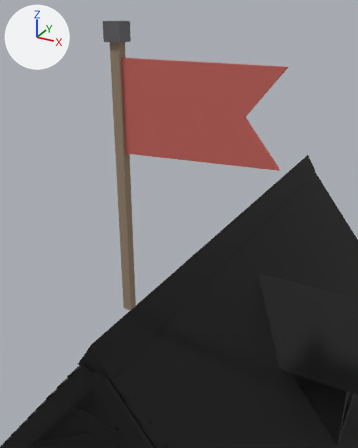
Two versions of the glTF model game/assets/modelle/gebaeude/neubau/wohnhaus_mensch_s2_g3.glb, one commit apart.
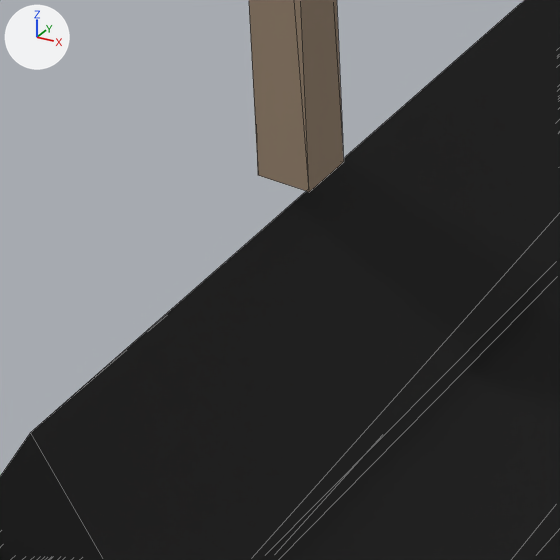
Each version is shown from a camera (50 mm lens) standing at (1.802, -5.611, 11.727) and looking at (0.119, -2.549, 10.196), then close up on the part from 24% to 47% of the width and 63% to 81% of the height. The lights are fixed; the arrows at upper left show +X, +Y and +Z. The first two pictures are the older version. The close-ups show mesh edges as thin lines. Vertices at exactly the same position are counted once.

Objects in the first close-up: 'Dach', 'Fahne'.
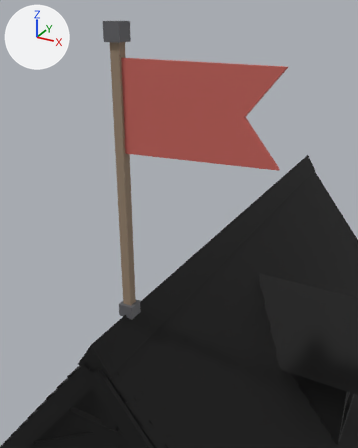
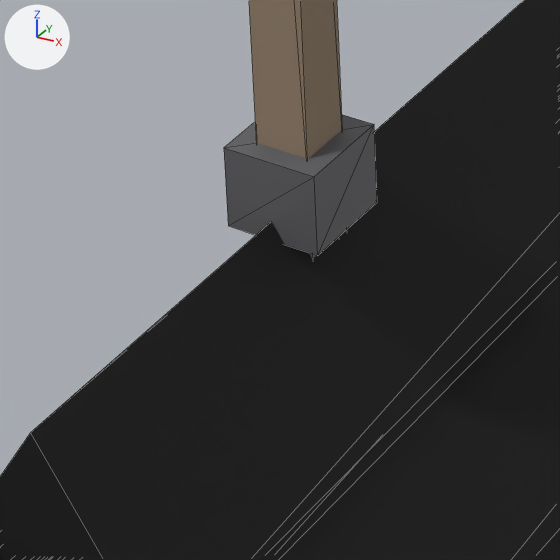
What differs and where, as boxes (x1, y1, x2, y2) in the close-ups (560 x 560 px):
'Fahne', reshaped: before (249, 0, 344, 192); after (224, 0, 377, 259)
part 1 of me_fahne, added: after (224, 115, 377, 256)

Diff of the bpy script that builds the scene:
```diff
--- a/game/assets/modelle/gebaeude/neubau/wohnhaus_mensch_s2_g3.glb.py
+++ b/game/assets/modelle/gebaeude/neubau/wohnhaus_mensch_s2_g3.glb.py
@@ me_fahne @@
 # used by ob_fahne; location = (0.0, 0.0, 0.0)
-me_fahne.from_pydata(...)  # 26 vertices, 36 faces; spans x -0.52..0.84, y -2.52..-2.38, z 9.21..11.63
+me_fahne.from_pydata(...)  # 38 vertices, 56 faces; spans x -0.52..0.84, y -2.52..-2.38, z 9.07..11.63
+# me_fahne part 1: a new loose piece, a box spanning x -0.52..-0.38, y -2.52..-2.38, z 9.14..9.26, in mat_eisen (dark grey #616165)
+# other edits to the shape of me_fahne do not show in these pictures
 me_fahne.materials.append(mat_holz)
```
